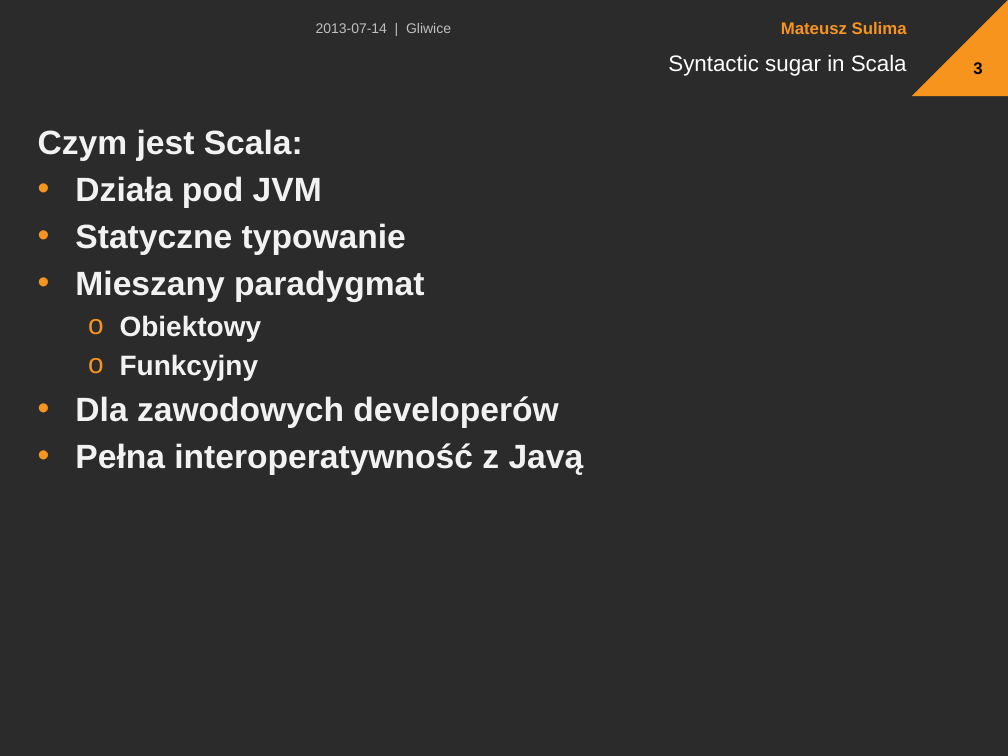
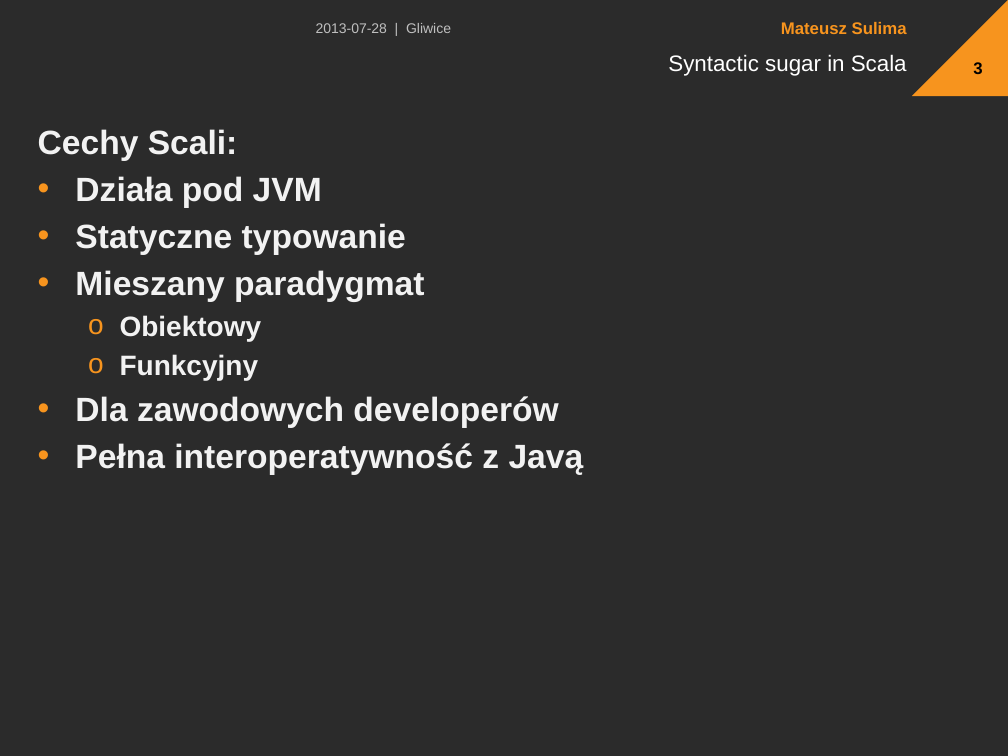
Before and after one commit to msulima/scala-sugar, a slide deck: slide 3 of Presentation.pptx. Drawn at 1008x756 pixels with LibreOffice and Linux fonts; fonts in the diff are those of the drawing; background and template pictures are left out; a plain dark background stands for a picture behind light text. Boxes give left, top, right and bottom in pixels: in the first picture for what was removed or moved away, otherwise in the second. Text is boxed around its words. In the diff, an @@ line names an element or a change of style, - is before the commit and + after.

```diff
--- a/Presentation.pptx
+++ b/Presentation.pptx
@@ text at [316, 23, 451, 33]: text changed @@
-2013-07-14 | Gliwice
+2013-07-28 | Gliwice
@@ text at [38, 129, 238, 161]: text changed @@
-Czym jest Scala:
+Cechy Scali:
```
Also in this commit, not shown: 19 other slides changed, 1 slide added, 2 slides removed, 2 other files.
